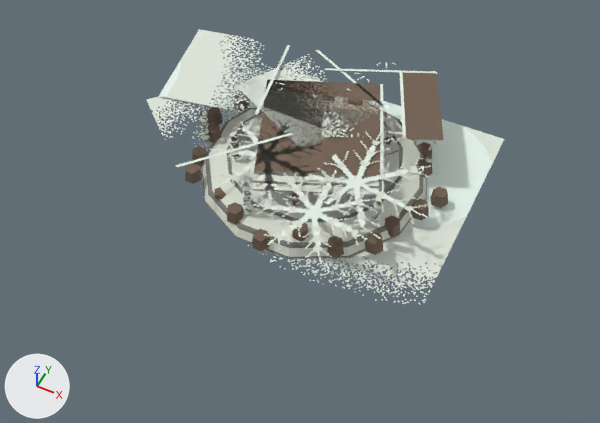
A saved change to the glTF model to-rust-as-we-fall/resources/models/fauna/candid.gltf.
Camera for both pictures: a 50 mm camera at (1.7, -3.62, 4.06) aimed at (0.05, -0.32, -0.06). The lights are fixed; the arrows at lower left show +X, +Y and +Z. The first picture is the older version. Vertices at exactly the same position are counted once.

The first picture shows 'CandidRigged'.
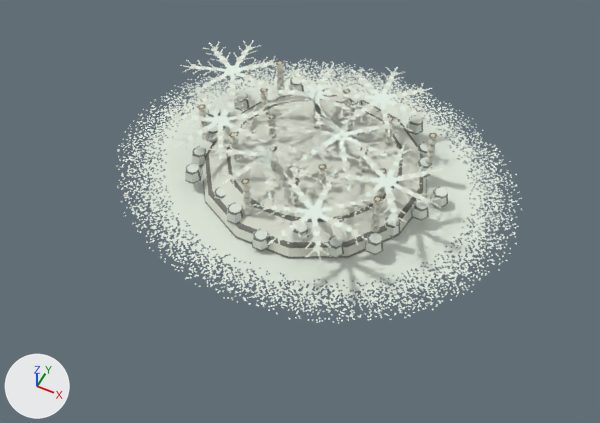
Boxes [x1, y1, x2, y2] around the edits, measured in the pictures (600 x 423 px; the box of a moved part takes in the faces that stretch with it):
'CandidRigged', reshaped, surface changed
    before: [147, 29, 504, 304]
    after: [117, 40, 522, 323]
part 1 of me_candidrigged, moved or reshaped
    before: [192, 65, 504, 304]
    after: [117, 58, 522, 323]
part 2 of me_candidrigged, surface changed
    before: [147, 29, 504, 304]
    after: [117, 40, 522, 323]

Patch to the scene script:
```diff
--- a/to-rust-as-we-fall/resources/models/fauna/candid.gltf.py
+++ b/to-rust-as-we-fall/resources/models/fauna/candid.gltf.py
@@ me_candidrigged @@
 # used by ob_candidrigged; location = (0.0, 0.0, 0.0)
-me_candidrigged.from_pydata(...)  # 1461 vertices, 2629 faces; spans x -1.24..1.07, y -1.2..1.0, z 0.0..0.41
-me_candidrigged.vertices[0].co = (-1.06, -0.89, 0.0)
-me_candidrigged.vertices[1].co = (1.06, -0.89, 0.0)
-me_candidrigged.vertices[2].co = (-1.06, 0.89, 0.0)  # pixel (242, 56)
-me_candidrigged.vertices[3].co = (1.06, 0.89, 0.0)  # pixel (504, 139)
+me_candidrigged.from_pydata(...)  # 1461 vertices, 2629 faces; spans x -1.46..1.46, y -1.24..1.24, z 0.0..0.41
+# me_candidrigged part 1
+me_candidrigged.vertices[0].co = (-1.46, -1.24, 0.0)
+me_candidrigged.vertices[1].co = (1.46, -1.24, 0.0)
+me_candidrigged.vertices[2].co = (-1.46, 1.24, 0.0)
+me_candidrigged.vertices[3].co = (1.46, 1.24, 0.0)
+# me_candidrigged part 2: texture (UV) coordinates of 2629 of 2629 faces, centred in x -0.9..0.91, y -0.83..0.74, z 0.0..0.41, changed; they spanned u 0.0..1.0, v 0.0..0.26 and now span u 0.0..1.0, v 0.0..0.34
 me_candidrigged.materials.append(mat_candidriggedtex)
```
